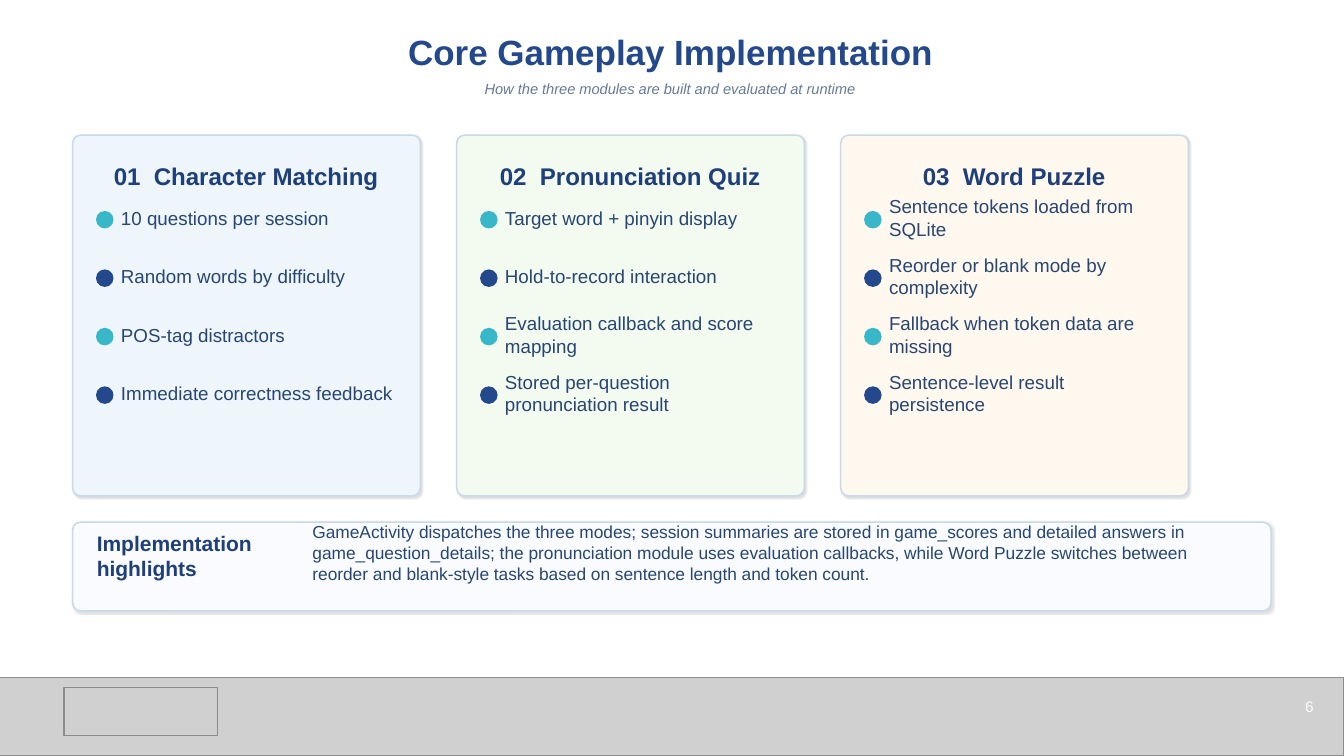
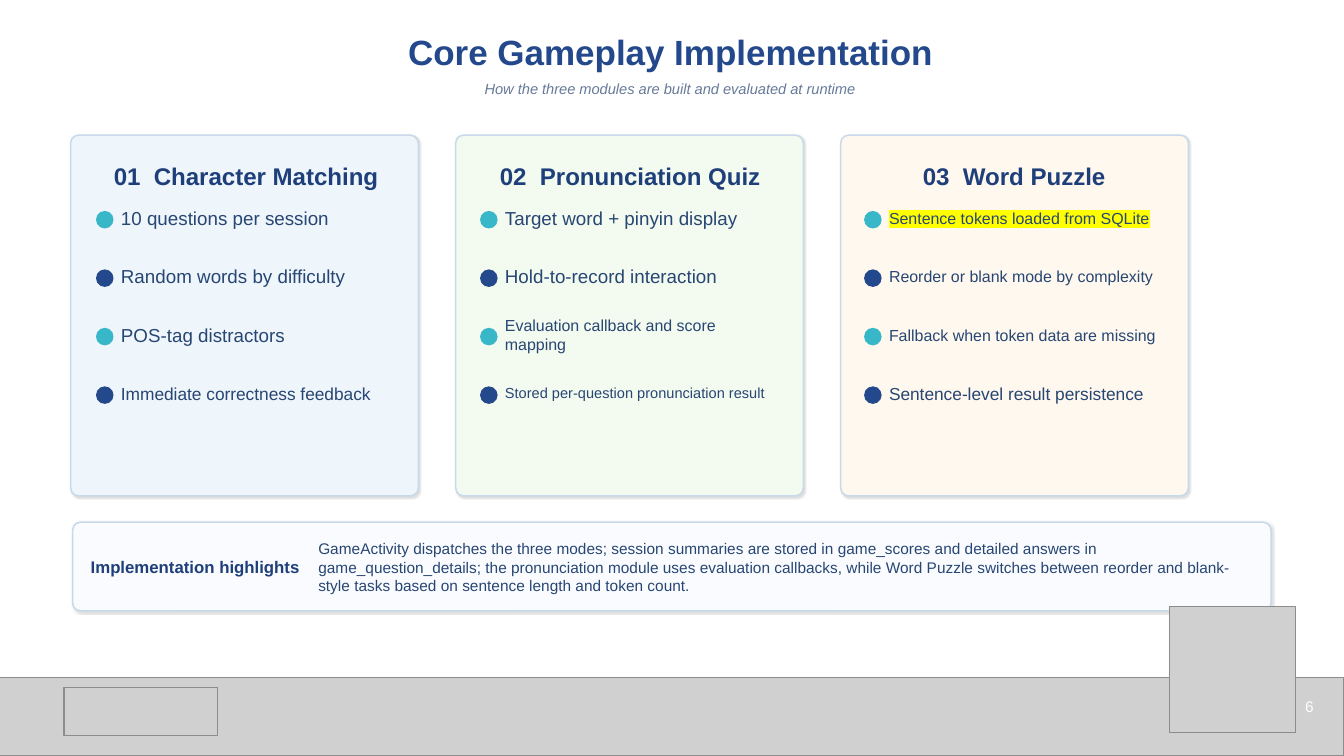
Before and after one commit to liuweilianghhh/Chinese_game, a slide deck: slide 6 of CatLingo_Defense_Template_Style.pptx. Drawn at 1344x756 pixels with LibreOffice and Linux fonts; fonts in the diff are those of the drawing; grey boxes stand for pictures. Boxes give left, top, right and bottom in pixels: in the first picture for what was removed or moved away, otherwise in the second. Text is boxed around its words. In the diff, an @@ line names an element or a change of style, - is before the commit and + after.

```diff
--- a/CatLingo_Defense_Template_Style.pptx
+++ b/CatLingo_Defense_Template_Style.pptx
@@ text "Sentence tokens loaded from SQLite" at [889,212,1150,227]: size 13.4 to 11.4 pt, highlight none to #FFFF00 @@
@@ size 13.4 to 11.4 pt in 3 elements at [505,319,716,354], [889,270,1153,286], [889,329,1155,345] @@
@@ text "Immediate correctness feedback" at [121,387,370,400]: size 13.4 to 12.4 pt @@
@@ text "Stored per-question pronunciation result" at [505,387,765,401]: size 13.4 to 10.4 pt @@
@@ text "Sentence-level result persistence" at [889,387,1143,403]: size 13.4 to 12.4 pt @@
@@ text "Implementation highlights": place and size @@
-text "Implementation highlights" at [97,535,252,580]
+text "Implementation highlights" at [91,561,299,577]
@@ text "Implementation highlights" at [91,561,299,577]: size 15 to 12 pt @@
@@ text "GameActivity dispatches the three modes; ..." at [318,543,1229,594]: size 12.4 to 11 pt @@
@@ picture added at [1170,607,1296,733] @@
```
Also in this commit, not shown: 8 other slides changed, 2 slides added, 1 other file.
